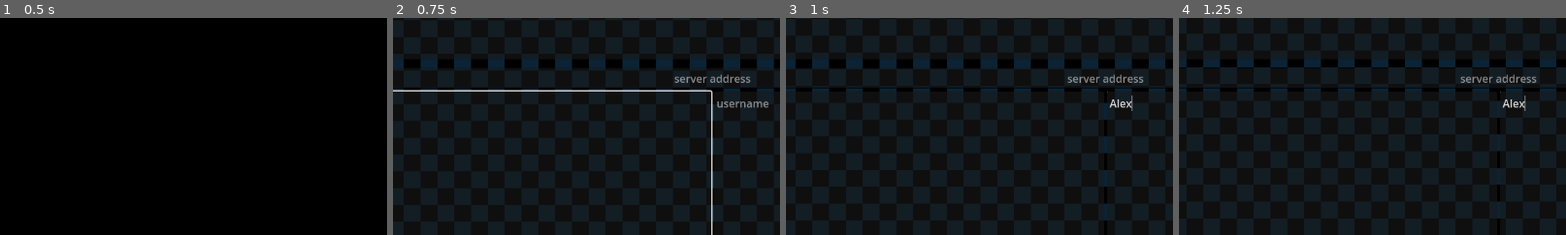
Above: before the commit, frames 1-4 (left to right).
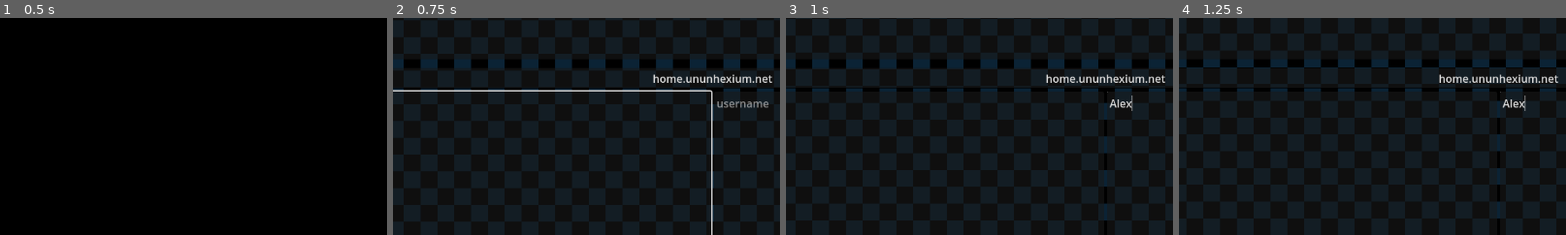
Above: after the commit, the same moments.

Repository: nate-telecomm/cosmoscolonies
Game: Godot game, scene res://login.tscn
Same seed, same stepped clock (60 frames per second), same inputs: the game is played once before the commit and once after it. Video files are missing from this copy of the repository; at most half a second of black plays in their place.
Inputs (mouse positions are % of the whole screen's width and height, from its top left):
- Up to frame 1 (0.5 s): no input
- Up to frame 2 (0.75 s): click (25, 69) at 0.52 s; type "12" at 0.6 s
- Up to frame 3 (1 s): click (75, 69) at 0.75 s; type "Alex" at 0.83 s
- Up to frame 4 (1.25 s): no input
The pictures show only the part of the screen within x 9-59%, y 21-71%; the shares and areas given below are measured in that part.

Frame 1 is identical in both runs. In frame 2, 0.7% of the frame differs, in the area x 67-98%, y 25-30%; in frame 3, 0.7%; in frame 4, 0.7%.

Commit message:
syncing rockets over multiplayer

Diff:
--- /dev/null
+++ b/assets/data/parts/cockpit.json
@@ -0,0 +1,5 @@
+{
+  "type": "cockpit",
+  "mass": 200,
+  "desc": "sit here"
+}
--- a/assets/data/parts/engine_mk1.json
+++ b/assets/data/parts/engine_mk1.json
@@ -1,6 +1,7 @@
 {
   "type": "engine",
   "mass": 200,
-  "thrust": 1000,
+  "thrust": 5000,
+  "accel": 100,
   "desc": "Boring ahh engine"
 }
--- a/assets/data/parts/warp_drive.json
+++ b/assets/data/parts/warp_drive.json
@@ -2,5 +2,6 @@
   "type": "engine",
   "mass": 200,
   "thrust": 100000,
+  "accel": 500,
   "desc": "speed"
 }
--- a/assets/materials/glass.tres
+++ b/assets/materials/glass.tres
@@ -3,4 +3,5 @@
 [resource]
 transparency = 1
 blend_mode = 3
-albedo_color = Color(0.77415025, 0.85661316, 1, 1)
+depth_draw_mode = 2
+metallic_specular = 0.0
--- a/assets/scenes/parts/antimatter_reactor.tscn
+++ b/assets/scenes/parts/antimatter_reactor.tscn
@@ -60,6 +60,7 @@
 amount = 4
 lifetime = 2.0
 lifetime_randomness = 0.14
+local_coords = true
 mesh = SubResource("SphereMesh_aao2t")
 direction = Vector3(0, 0, 0)
 spread = 180.0
--- /dev/null
+++ b/assets/scenes/parts/cockpit.tscn
@@ -0,0 +1,55 @@
+[gd_scene load_steps=5 format=3 uid="uid://dfcvag2j4ndg6"]
+
+[ext_resource type="Shader" uid="uid://x05yipbwu4gr" path="res://assets/shaders/glass.gdshader" id="2_5e3cw"]
+[ext_resource type="Texture2D" uid="uid://lqbxhqko6rdk" path="res://assets/images/cge.png" id="3_byrmx"]
+
+[sub_resource type="CylinderShape3D" id="CylinderShape3D_tsooe"]
+height = 5.0
+radius = 2.0
+
+[sub_resource type="ShaderMaterial" id="ShaderMaterial_oxkhv"]
+render_priority = 0
+shader = ExtResource("2_5e3cw")
+shader_parameter/Refraction_Strength = 0.05
+shader_parameter/Fresnel_Power = 1.0
+shader_parameter/Emission_Power = 1.0
+shader_parameter/Specular_Power = 1.0
+shader_parameter/Roughness_Power = 0.1
+shader_parameter/Rim_Power = 0.1
+shader_parameter/Blur = 0.0
+shader_parameter/Taint = Color(1, 1, 1, 1)
+
+[node name="Cockpit" type="StaticBody3D"]
+
+[node name="CollisionShape3D" type="CollisionShape3D" parent="."]
+shape = SubResource("CylinderShape3D_tsooe")
+
+[node name="CSGCombiner3D" type="CSGCombiner3D" parent="CollisionShape3D"]
+
+[node name="out" type="CSGCylinder3D" parent="CollisionShape3D/CSGCombiner3D"]
+radius = 2.0
+height = 5.0
+sides = 64
+cone = true
+smooth_faces = false
+
+[node name="in" type="CSGCylinder3D" parent="CollisionShape3D/CSGCombiner3D"]
+transform = Transform3D(0.99, 0, 0, 0, 0.99, 0, 0, 0, 0.99, 0, 0, 0)
+operation = 2
+radius = 2.0
+height = 5.0
+sides = 64
+cone = true
+
+[node name="window" type="CSGCylinder3D" parent="CollisionShape3D/CSGCombiner3D"]
+transform = Transform3D(1, 0, 0, 0, 1.0000001, 0, 0, 0, 1, 0, 1.7823668, 0)
+radius = 0.6508789
+height = 1.9712982
+sides = 64
+cone = true
+material = SubResource("ShaderMaterial_oxkhv")
+
+[node name="Decal" type="Decal" parent="CollisionShape3D"]
+transform = Transform3D(1, 0, 0, 0, 0.34202015, -0.9396926, 0, 0.9396926, 0.34202015, 0, -1.0391812, 1.2827821)
+size = Vector3(1, 0.7, 0.90000004)
+texture_albedo = ExtResource("3_byrmx")
--- a/assets/scenes/parts/engine_mk1.tscn
+++ b/assets/scenes/parts/engine_mk1.tscn
@@ -45,6 +45,7 @@
 transform = Transform3D(1, 0, 0, 0, 1, 0, 0, 0, 1, 0, -2.7312205, 0)
 emitting = false
 amount = 30
+local_coords = true
 mesh = SubResource("SphereMesh_c8opd")
 direction = Vector3(0, -1, 0)
 spread = 11.75
--- a/assets/scenes/parts/warp_drive.tscn
+++ b/assets/scenes/parts/warp_drive.tscn
@@ -29,6 +29,7 @@
 transform = Transform3D(1, 0, 0, 0, 1, 0, 0, 0, 1, 0, -2.6000001, 0)
 emitting = false
 amount = 90
+local_coords = true
 mesh = SubResource("SphereMesh_ukhgr")
 direction = Vector3(0, -1, 0)
 spread = 0.0
--- /dev/null
+++ b/assets/shaders/glass.gdshader
@@ -0,0 +1,25 @@
+shader_type spatial;
+
+
+uniform float Refraction_Strength = 0.05;
+uniform sampler2D SCREEN_TEXTURE : hint_screen_texture;
+uniform float Fresnel_Power = 1.0;
+uniform float Emission_Power = 1.0;
+uniform float Specular_Power = 1.0;
+uniform float Roughness_Power = 0.1;
+uniform float Rim_Power = 0.1;
+uniform float Blur = 0.0;
+uniform vec3 Taint:source_color = vec3(1.0);
+void fragment() {
+	vec3 view_normal = normalize((VIEW * vec3(NORMAL)).xyz);
+	float fresnel = pow(1.0 - dot(NORMAL, VIEW), Fresnel_Power);
+	vec2 offset = view_normal.xy * Refraction_Strength * fresnel;
+	ALBEDO = texture(SCREEN_TEXTURE, SCREEN_UV + offset,Blur).rgb * Taint;
+	EMISSION = texture(SCREEN_TEXTURE, SCREEN_UV + offset).rgb * Taint * Emission_Power;
+
+
+	SPECULAR = Specular_Power;
+	ROUGHNESS = Roughness_Power;
+	RIM = Rim_Power;
+
+}
--- a/global_data.gd
+++ b/global_data.gd
@@ -106,7 +106,6 @@
 	connected = true
 
 func _process(delta):
-	await get_tree().create_timer(1).timeout
 	maindelta = delta
 	if connected:
 		var player = get_tree().current_scene.get_node_or_null("Player")
@@ -149,7 +148,8 @@
 						str(player.rotation.x) + " " +
 						str(player.rotation.y) + " " +
 						str(player.rotation.z) + " " +
-						get_tree().current_scene.name)
+						get_tree().current_scene.name + " " +
+						player.RocketJSON)
 					socket.send_text("gpl")
 
 		elif state == WebSocketPeer.STATE_CLOSED:
@@ -181,6 +181,8 @@
 			player_info["zr"] = 0
 		if player_info["planet"] == null:
 			player_info["planet"] = "Space"
+		if player_info["rocketjson"] == null:
+			player_info["rocketjson"] = "{}"
 
 		var x = float(player_info.get("x", 0))
 		var y = float(player_info.get("y", 0))
@@ -211,6 +213,7 @@
 
 			player_node.global_transform.origin = pos
 			player_node.rotation = rot
+			RocketService.build_rocket(player_info["rocketjson"], player_node)
 
 	var keys = other_players.keys()
 	for username in keys:
--- a/login.gd
+++ b/login.gd
@@ -16,6 +16,7 @@
 func _ready() -> void:
 	video = get_node("VideoStreamPlayer")
 	video.size = get_viewport_rect().size
+	address.text = "home.ununhexium.net"
 
 var connected = false
 var authenticated = false
--- a/player-movement.gd
+++ b/player-movement.gd
@@ -1,7 +1,5 @@
 extends CharacterBody3D
 
-var SPEED: float = 100.0
-var ACCEL: float = 6000.0
 const ROT_SPEED: float = 2.0
 var AIR_DRAG: float
 var camera1: Camera3D
@@ -14,6 +12,10 @@
 var EnterBox: LineEdit
 var SendButton: RichTextLabel
 var RocketStats: Dictionary
+@export var RocketJSON: String
+
+var SPEED: float = 100.0
+var ACCEL: float = 6000.0
 @export var RemainingFuel: float = 0.0
 
 func _text_submitted():
@@ -112,6 +114,8 @@
 		if Input.is_action_just_pressed("menu2"):
 			var json: String = await PopupService.prompt_input("", "Enter rocket JSON")
 			if json != "%%NULL%%":
-				RocketStats = RocketService.build_rocket(json, self)
+				RocketJSON = json
+				RocketStats = RocketService.build_rocket(RocketJSON, self)
 				SPEED = RocketStats["thrust"]
+				ACCEL = RocketStats["accel"]
 				RemainingFuel = RocketStats["fuel_capacity"]
--- a/popupservice.gd
+++ b/popupservice.gd
@@ -21,6 +21,7 @@
 	IsPopup = true
 	Player = get_tree().current_scene.get_node("Player")
 	UI = Player.get_node("ui")
+	var wasThird: bool = !Player.isFirst
 	Player.isFirst = true
 
 
@@ -50,4 +51,6 @@
 
 	var inp: String = _lastInput
 	_lastInput = ""
+	if wasThird:
+		Player.isFirst = false
 	return inp
--- a/rocketservice.gd
+++ b/rocketservice.gd
@@ -27,7 +27,9 @@
 		else:
 			_disable_part_collisions(child)
 
-func build_rocket(json_string: String, parent_body: CharacterBody3D) -> Dictionary:
+func build_rocket(json_string: String, parent_body: Node3D) -> Dictionary:
+	if parent_body.has_node("Rocket"):
+		parent_body.get_node("Rocket").queue_free()
 	var blueprint = JSON.parse_string(json_string)
 	if blueprint == null or not blueprint.has("parts"):
 		push_error("Invalid rocket blueprint!")
@@ -41,7 +43,8 @@
 	var total_stats = {
 		"fuel_capacity": 0,
 		"thrust": 0,
-		"mass": 0
+		"mass": 0,
+		"accel": 0
 	}
 
 	var current_offset = Vector3(0, 0, 0)
@@ -70,5 +73,6 @@
 				total_stats["fuel_capacity"] += stats.get("fuel_capacity", 0)
 				total_stats["thrust"] += stats.get("thrust", 0)
 				total_stats["mass"] += stats.get("mass", 0)
+				total_stats["accel"] += stats.get("accel", 0)
 
 	return total_stats
Not shown, added: assets/shaders/glass.gdshader.uid
